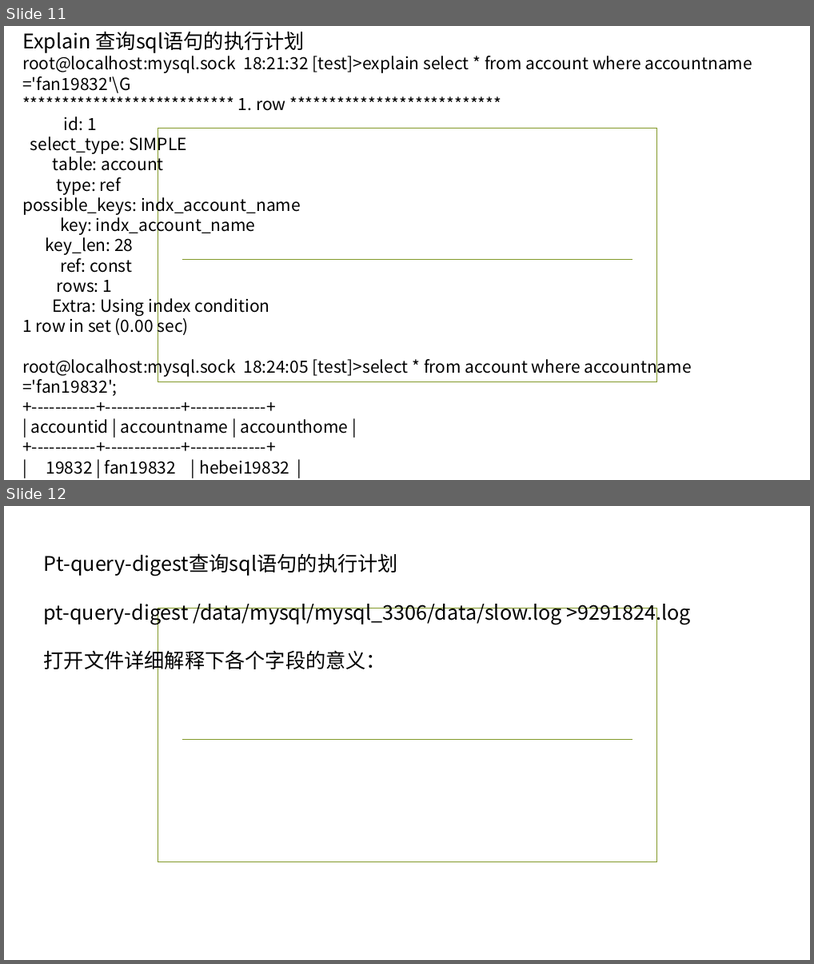
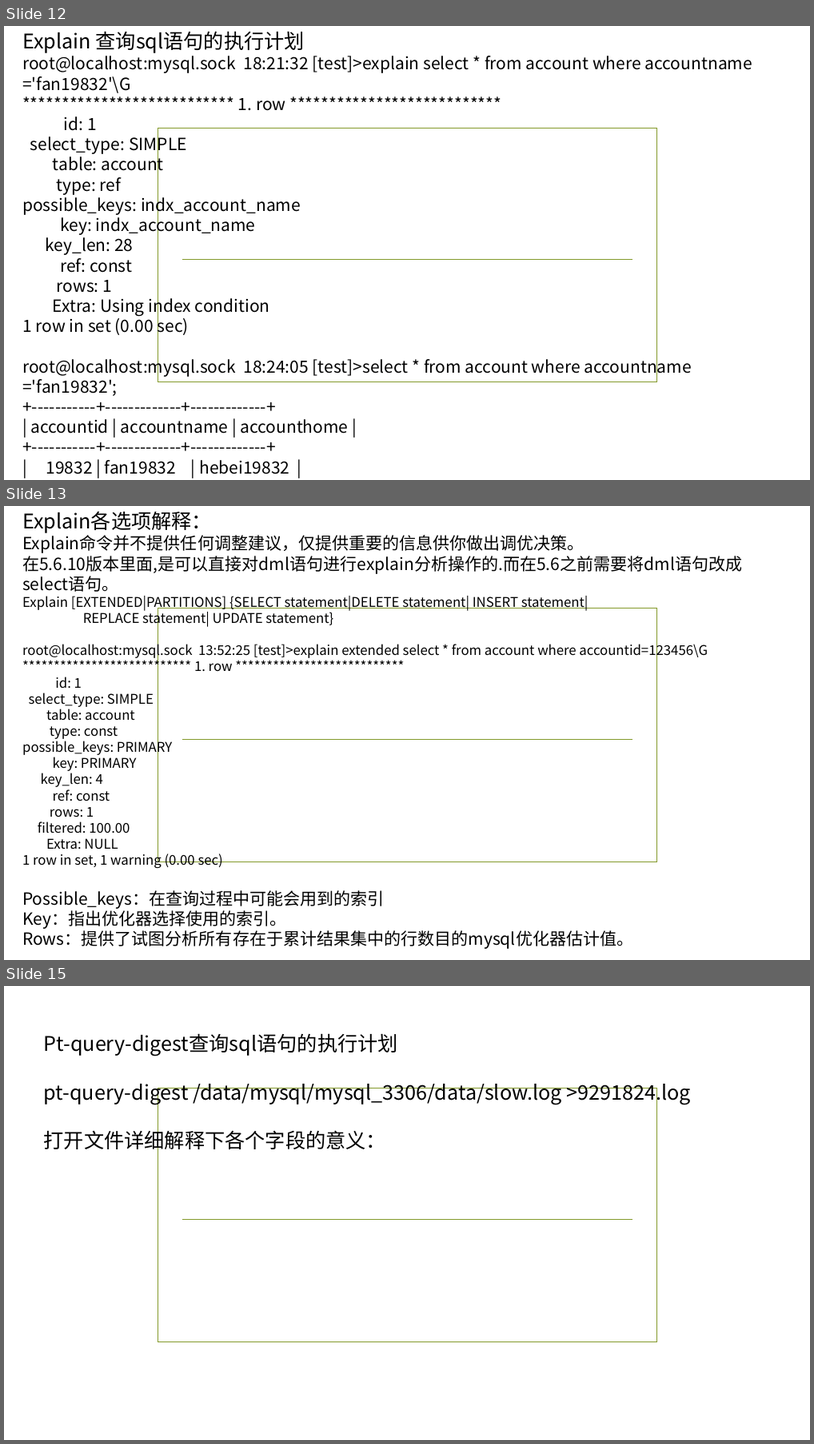
Before and after one commit to ronghuaihai/sharefiles, a slide deck: 数据库演示.pptx. Shown one above the other, each under a label of ours: slides 11 and 12 before the commit, slides 12, 13 and 15 after it; the slides between them are not shown. The pictures are 814x964 and 814x1444 pixels, drawn with LibreOffice and Linux fonts; fonts in the diff are those of the drawing; background and template pictures are left out. Boxes give left, top, right and bottom in pixels: in the first picture for what was removed or moved away, otherwise in the second. Text is boxed around its words. In the diff, an @@ line names an element or a change of style, - is before the commit and + after.

```diff
--- a/数据库演示.pptx
+++ b/数据库演示.pptx
@@ slide 13 added at bbox=[4, 506, 810, 960], background picture (left out); not listed: 2 template elements that a slide beside it also shows @@
@@ text added at bbox=[22, 511, 742, 948], 16 pt, text #000000 @@
+Explain各选项解释：
+Explain命令并不提供任何调整建议，仅提供重要的信息供你做出调优决策。
+在5.6.10版本里面,是可以直接对dml语句进行explain分析操作的.而在5.6之前需要将dml语句改成select语句。
+Explain [EXTENDED|PARTITIONS] {SELECT statement|DELETE statement| INSERT statement| REPLACE statement| UPDATE statement}
+root@localhost:mysql.sock 13:52:25 [test]>explain extended select * from account where accountid=123456\G
+*************************** 1. row ***************************
+id: 1
+select_type: SIMPLE
+table: account
+type: const
+possible_keys: PRIMARY
+key: PRIMARY
+key_len: 4
+ref: const
+rows: 1
+filtered: 100.00
+Extra: NULL
+1 row in set, 1 warning (0.00 sec)
+Possible_keys：在查询过程中可能会用到的索引
+Key：指出优化器选择使用的索引。
+Rows：提供了试图分析所有存在于累计结果集中的行数目的mysql优化器估计值。
@@ what was slide 11 is now slide 12 @@
@@ what was slide 12 is now slide 15 @@
```
Also in this commit, not shown: 2 slides changed, 5 other slides added, 4 other files.
